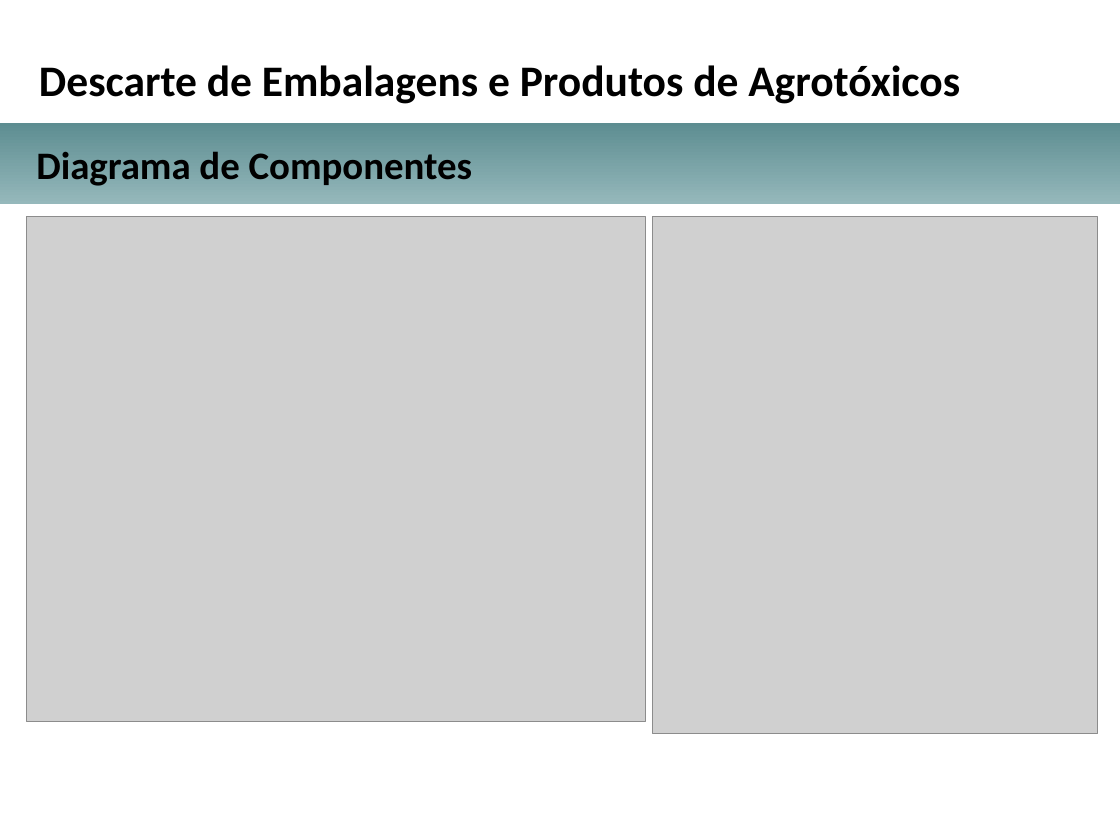
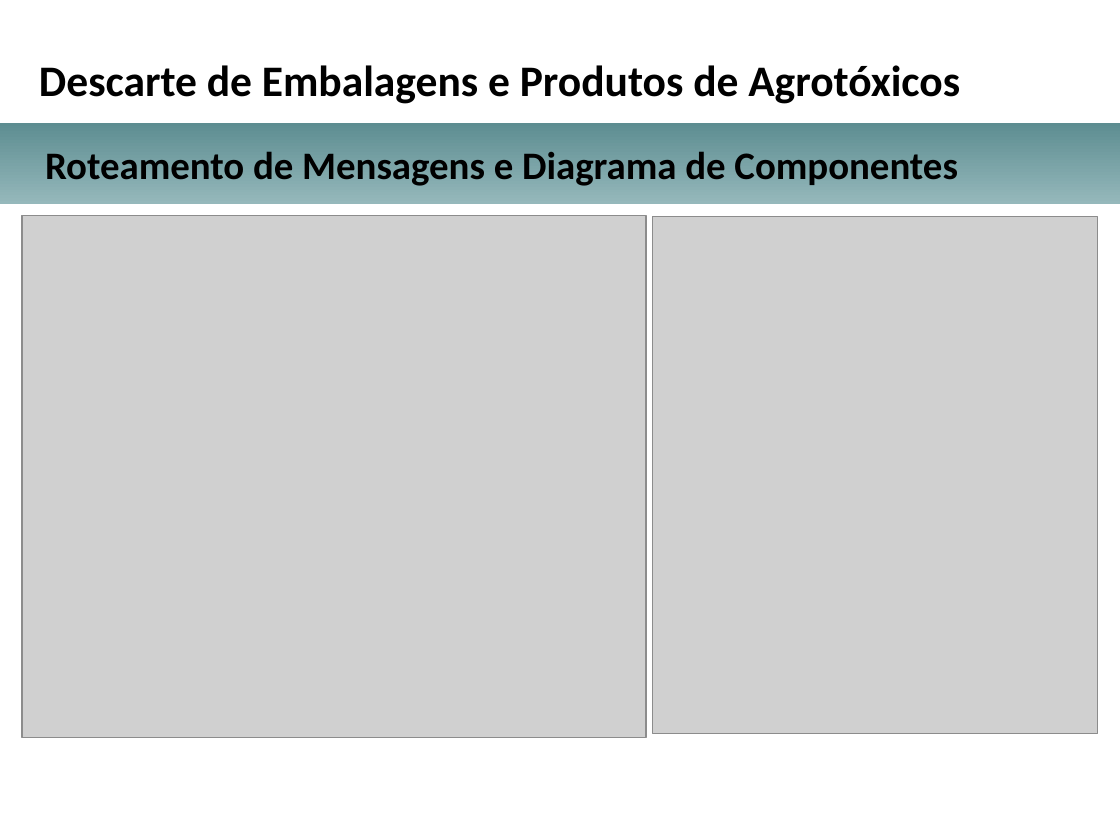
Before and after one commit to michellerodrigues/AgendamentoLambda, a slide deck: slide 7 of docs_tcc/apresentacao_projeto_arquitetural_TCC.pptx. Drawn at 1120x840 pixels with LibreOffice and Linux fonts; fonts in the diff are those of the drawing; grey boxes stand for pictures; background and template pictures are left out. Boxes give left, top, right and bottom in pixels: in the first picture for what was removed or moved away, otherwise in the second. Text is boxed around its words. In the diff, an @@ line names an element or a change of style, - is before the commit and + after.

```diff
--- a/docs_tcc/apresentacao_projeto_arquitetural_TCC.pptx
+++ b/docs_tcc/apresentacao_projeto_arquitetural_TCC.pptx
@@ text at <box>45,151,958,186</box>: text changed @@
-Diagrama de Componentes
+Roteamento de Mensagens e Diagrama de Componentes
@@ picture: place and size @@
-picture at <box>27,217,646,722</box>
+picture at <box>22,215,646,738</box>
```
Also in this commit, not shown: 1 other file.
